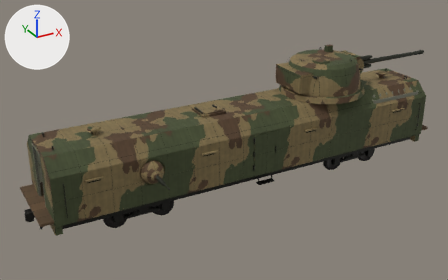
Before and after pictures for a commit that changed the Blender file assets/blender/gun_car_a.blend.
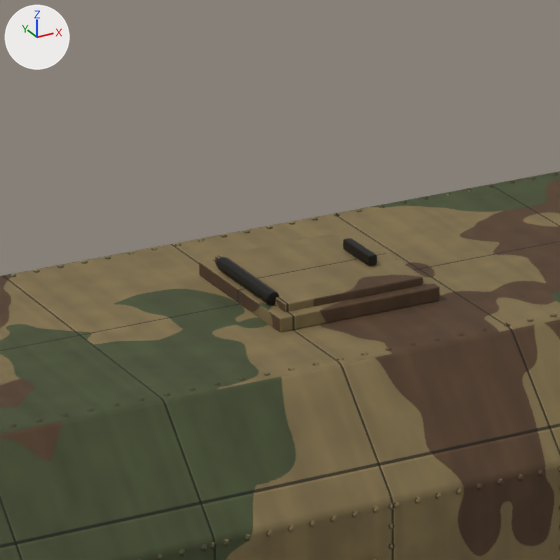
The first picture shows the older version from a camera (50 mm lens) standing at (-11.54, -19.25, 11.73) and looking at (-0.8, 0.28, 1.97). The close-ups show the older and then the newer version on the part from 36% to 54% of the width and 25% to 54% of the height of that picture. Only the edits that show in the close-ups are written down. Every picture has the same lights, and +X, +Y and +Z are marked at upper left.

Names of what the first close-up shows: 'HullDetails', 'HullShell', 'Rivets'.
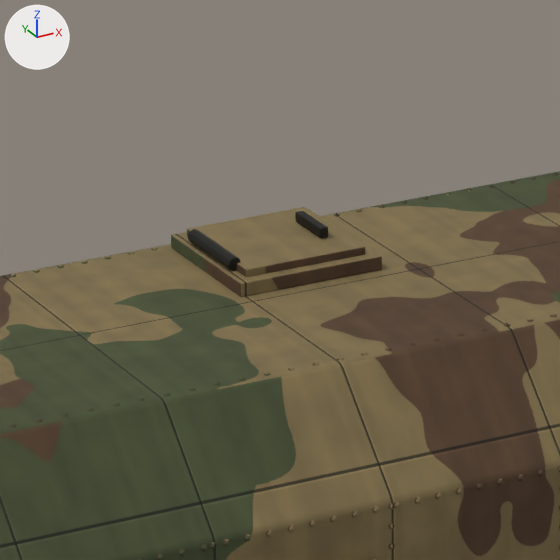
Boxes [x1, y1, x2, y2] around the edits, measured in the close-ups (560 x 560 px; the box of a moved part takes in the faces that stretch with it):
'HullDetails', reshaped: before [199, 230, 440, 560]; after [171, 207, 382, 560]
part 1 of me_hulldetails, moved or reshaped: before [199, 233, 440, 332]; after [171, 209, 382, 297]
part 2 of me_hulldetails, moved or reshaped: before [215, 233, 423, 312]; after [187, 207, 365, 277]
part 3 of me_hulldetails, moved or reshaped: before [216, 257, 279, 305]; after [188, 229, 240, 271]
part 4 of me_hulldetails, moved or reshaped: before [343, 238, 377, 266]; after [295, 211, 328, 238]

The change in detail:
me_hulldetails has 1168 vertices, 994 faces and spans x -7.6..7.6, y -1.6..1.6, z 0.7..3.7.
me_hulldetails is used by ob_hulldetails; parent ob_guncara; location (0.0, 0.0, 0.0).
me_hulldetails part 1: the loose piece of 8 vertices spanning x -2.1..-1.1, y -0.5..0.5, z 3.4..3.5 is moved by (0.0, 0.5, 0.0).
me_hulldetails part 2: the loose piece of 8 vertices spanning x -2.0..-1.2, y -0.4..0.4, z 3.5 is moved by (0.0, 0.5, 0.0).
me_hulldetails part 3: the loose piece of 16 vertices spanning x -2.1..-2.0, y -0.3..0.3, z 3.5..3.6 is moved by (0.0, 0.5, 0.0).
me_hulldetails part 4: the loose piece of 8 vertices spanning x -1.4..-1.3, y -0.2..0.2, z 3.5..3.6 is moved by (0.0, 0.5, 0.0).
